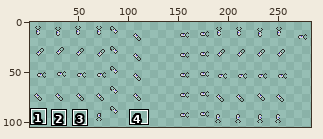
Two states of a sprite sheet, graphics/SMB/player/marioanimations0.png. The first picture is a wide view before the edit; the outline marks the close-up.
Close-up. As it was:
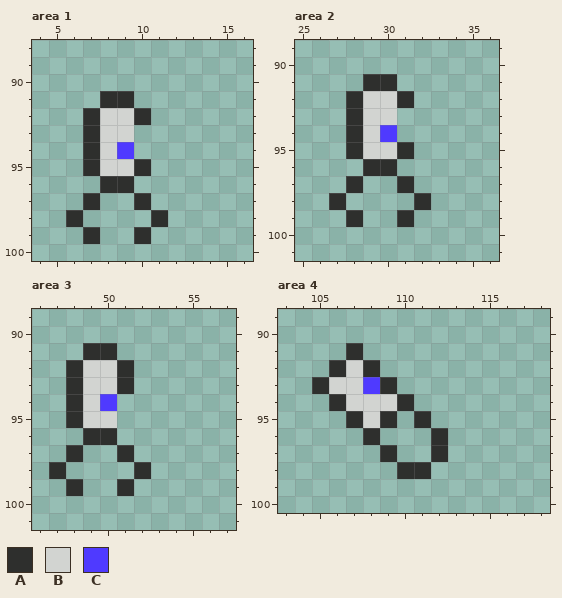
The file is 512x128 pixels. Shown: area 1: x 4..16, y 88..100; area 2: x 25..36, y 89..101; area 3: x 46..57, y 89..101; area 4: x 103..118, y 89..100. The old version is drawn lined up with the new one. The wide view leaves out empty margins. The commit also changed other parts of the picture, which this record leaves out.
Palette (. is transparent): A #2e2f2d  B #d2d4d1  C #4f3aff
Pixels before, area 1, first column x 6:
 91 ..AA..
 92 .ABBA.
 93 .ABB..
 94 .ABC..
 95 .ABBA.
 96 ..AA..
 97 .A..A.
 98 A....A
 99 .A..A.
Pixels before, area 2, first column x 27:
 91 ..AA..
 92 .ABBA.
 93 .ABB..
 94 .ABC..
 95 .ABBA.
 96 ..AA..
 97 .A..A.
 98 A....A
 99 .A..A.
Pixels before, area 3, first column x 47:
 91 ..AA..
 92 .ABBA.
 93 .ABBA.
 94 .ABC..
 95 .ABB..
 96 ..AA..
 97 .A..A.
 98 A....A
 99 .A..A.
Pixels before, area 4, first column x 105:
91 ..A.....
92 .ABA....
93 ABBCA...
94 .ABBBA..
95 ..ABA.A.
96 ...A...A
97 ....A..A
98 .....AA.
The result:
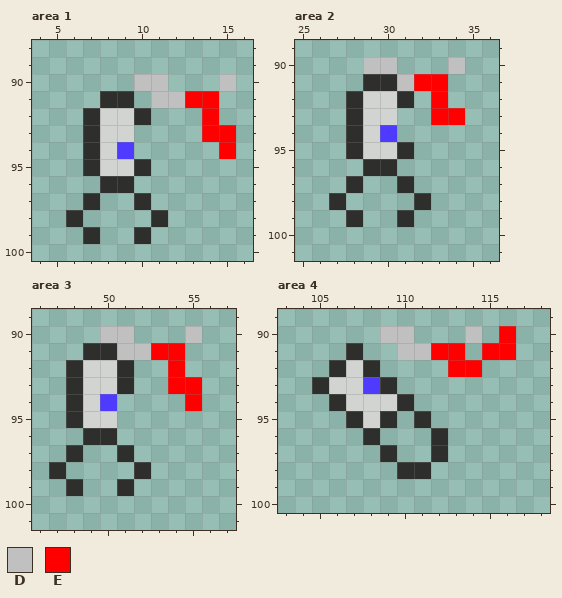
Colours new in this view: D #c0c0c0  E #ff0000
Difference:
{"change": "drawings rearranged on the sheet (the old picture shows each at its new place)"}
{"where": "area 1"}
{"y":90,"x":10,"old":"..","new":"DD"}
{"y":90,"x":15,"old":".","new":"D"}
{"y":91,"x":11,"old":"....","new":"DDEE"}
{"y":92,"x":14,"old":".","new":"E"}
{"y":93,"x":14,"old":"..","new":"EE"}
{"y":94,"x":15,"old":".","new":"E"}
{"where": "area 2"}
{"y":90,"x":29,"old":"..","new":"DD"}
{"y":90,"x":34,"old":".","new":"D"}
{"y":91,"x":31,"old":"...","new":"DEE"}
{"y":92,"x":33,"old":".","new":"E"}
{"y":93,"x":33,"old":"..","new":"EE"}
{"where": "area 3"}
{"y":90,"x":50,"old":"..","new":"DD"}
{"y":90,"x":55,"old":".","new":"D"}
{"y":91,"x":51,"old":"....","new":"DDEE"}
{"y":92,"x":54,"old":".","new":"E"}
{"y":93,"x":54,"old":"..","new":"EE"}
{"y":94,"x":55,"old":".","new":"E"}
{"where": "area 4"}
{"y":90,"x":109,"old":"..","new":"DD"}
{"y":90,"x":114,"old":".","new":"D"}
{"y":90,"x":116,"old":".","new":"E"}
{"y":91,"x":110,"old":"....","new":"DDEE"}
{"y":91,"x":115,"old":"..","new":"EE"}
{"y":92,"x":113,"old":"..","new":"EE"}
{"label":"added","picture_box":[134,74,236,159]}
{"label":"added","picture_box":[363,57,465,125]}
{"label":"added","picture_box":[100,326,202,411]}
{"label":"added","picture_box":[380,326,516,377]}
